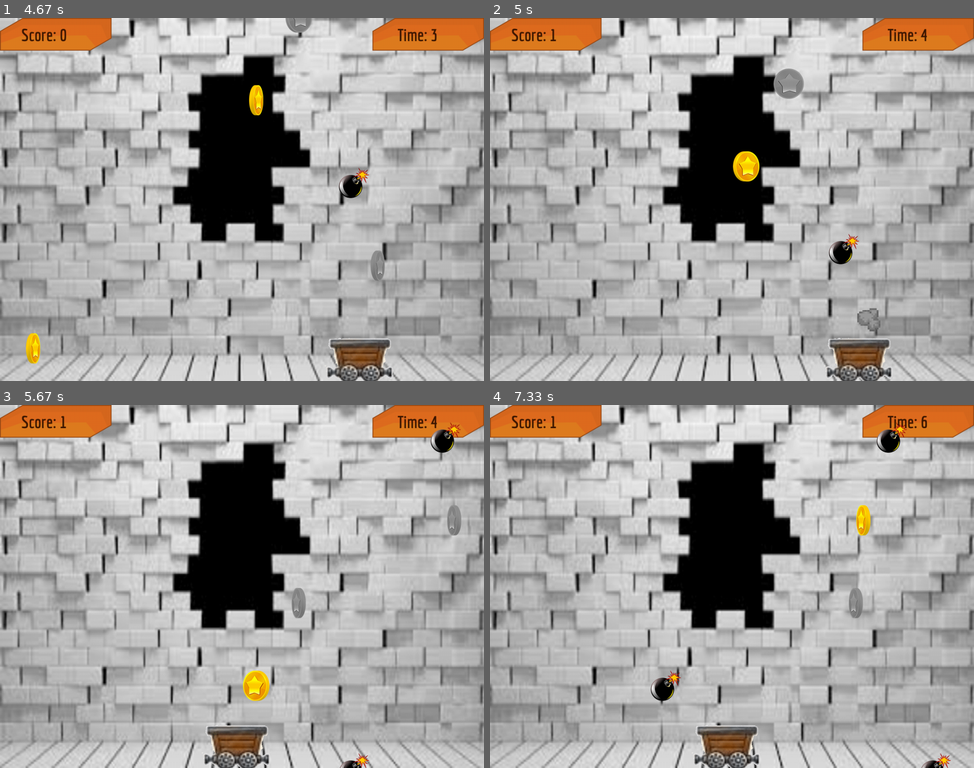
Above: before the commit, frames 1-4 (two rows, left to right).
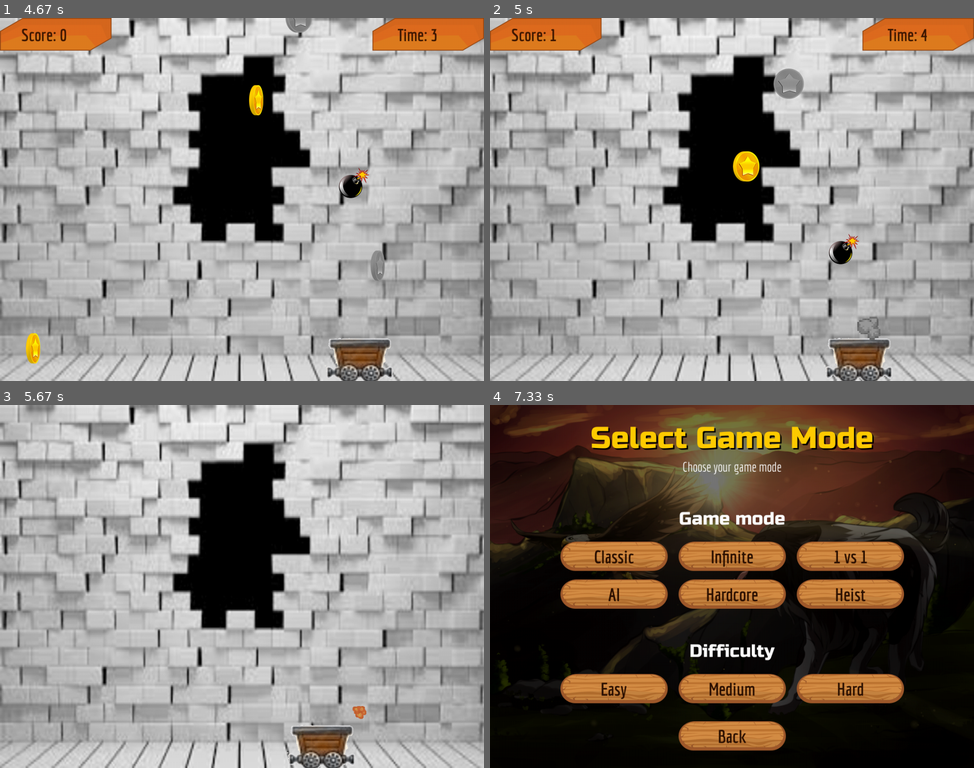
Above: after the commit, the same moments.

Repository: vineetjc/pygame-Coin-Fall-
Game: pygame game, started from main.py
Two runs of this game, one before a commit and one after it. Both use one fixed random seed, a clock stepped at 60 frames per second and the inputs below.
Inputs (mouse positions are in pixels of both pictures, inside the frame that each line leads up to):
- Up to frame 1 (4.67 s): click "Start" at 0.38 s; click "Easy" at 0.72 s; hold Right 1-1.47 s; hold Right 1.83-2.3 s; hold Left 2.33-2.87 s; hold Left 3.23-3.63 s; hold Right from 4.07 s (still down)
- Up to frame 2 (5 s): release Right at 4.7 s
- Up to frame 3 (5.67 s): hold Left 5.13-5.6 s
- Up to frame 4 (7.33 s): click (732, 542) at 7.02 s, where only the run after the commit has a clickable "Restart"

Frame 1 is identical in both runs. In frame 2, 0.2% of the frame differs, in the area x 75-81%, y 79-89%; in frame 3, 7.5%; in frame 4, 99%, in the area x 0-100%, y 0-100%.

Commit message:
improved collsion, now it's based on built in collide rect function

Diff:
--- a/src/objects/cart.py
+++ b/src/objects/cart.py
@@ -3,6 +3,7 @@
 ##################
 import math
 from src.misc.game_enums import Entity
+import pygame
 
 
 class Cart(object):
@@ -30,24 +31,27 @@
     def draw(self):
         self.surface.blit(self.image, (self.x, self.y))
 
+    def collision_rect(self):
+        return pygame.Rect(self.x, self.y, 160, 50)
+
     def collect_item(self, coin):
-        if 645 > coin.y > 633:
-            if ((self.x < coin.x + (55.0 / 2) < self.x + 160) and
-                    (self.x < coin.x) and (self.x + 160 > coin.x + 55)):
-                if not coin.collected:
-                    if coin.type == Entity.BLUE_COIN:
-                        self.points += 3 * self.game_manager.difficulty.value["SCORE_MULTIPLIER"]
-                    elif coin.type == Entity.COIN:
-                        self.points += 1 * self.game_manager.difficulty.value["SCORE_MULTIPLIER"]
-                    else:
-                        self.dead = True
-                        self.animation_manager.create_new_effect(
-                            self.res.blast_anim1, self.res.blast_anim1_size, 4, False, (coin.x, coin.y))
+        if self.collision_rect().colliderect(coin.collision_rect()):
+            if coin.collected:
+                return
 
-                    coin.collect()
-                    if coin.type is Entity.COIN:
-                        self.animation_manager.create_new_effect(
-                            self.res.blast_anim2, self.res.blast_anim2_size, 4, False, (coin.x, coin.y))
-                    elif coin.type is Entity.BLUE_COIN:
-                        self.animation_manager.create_new_effect(
-                            self.res.blast_anim3, self.res.blast_anim3_size, 4, False, (coin.x, coin.y))
+            if coin.type == Entity.BLUE_COIN:
+                self.points += 3 * self.game_manager.difficulty.value["SCORE_MULTIPLIER"]
+                self.animation_manager.create_new_effect(
+                    self.res.blast_anim3, self.res.blast_anim3_size, 4, False, coin.collision_rect().midbottom)
+
+            elif coin.type == Entity.COIN:
+                self.points += 1 * self.game_manager.difficulty.value["SCORE_MULTIPLIER"]
+                self.animation_manager.create_new_effect(
+                    self.res.blast_anim2, self.res.blast_anim2_size, 4, False, coin.collision_rect().midbottom)
+
+            else:
+                self.dead = True
+                self.animation_manager.create_new_effect(
+                    self.res.blast_anim1, self.res.blast_anim1_size, 4, False, coin.collision_rect().midbottom)
+
+            coin.collect()
--- a/src/objects/coin.py
+++ b/src/objects/coin.py
@@ -4,6 +4,7 @@
 import random
 from src.misc.game_enums import Entity
 from src.animation_package import Animation
+import pygame
 
 
 class Coin():
@@ -18,6 +19,7 @@
         self.anim_counter = 0
         self.anim_tick_length = 4
         self.collected = False
+        self.collision_size = res.silver_coin_anim_size
 
     def fall(self):
         self.y += 7  # Change the value if necessary
@@ -40,3 +42,8 @@
 
     def collect(self):
         self.collected = True
+
+    def collision_rect(self):
+        rect = pygame.Rect(0, 0, self.collision_size, self.collision_size)
+        rect.center = (self.x, self.y)
+        return rect
